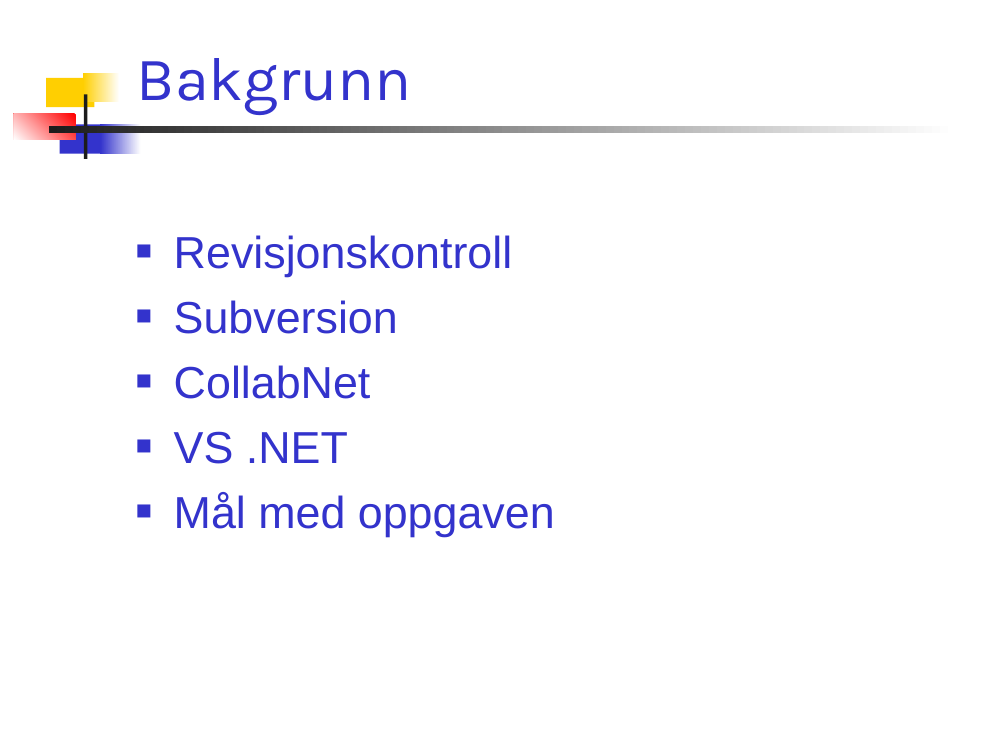
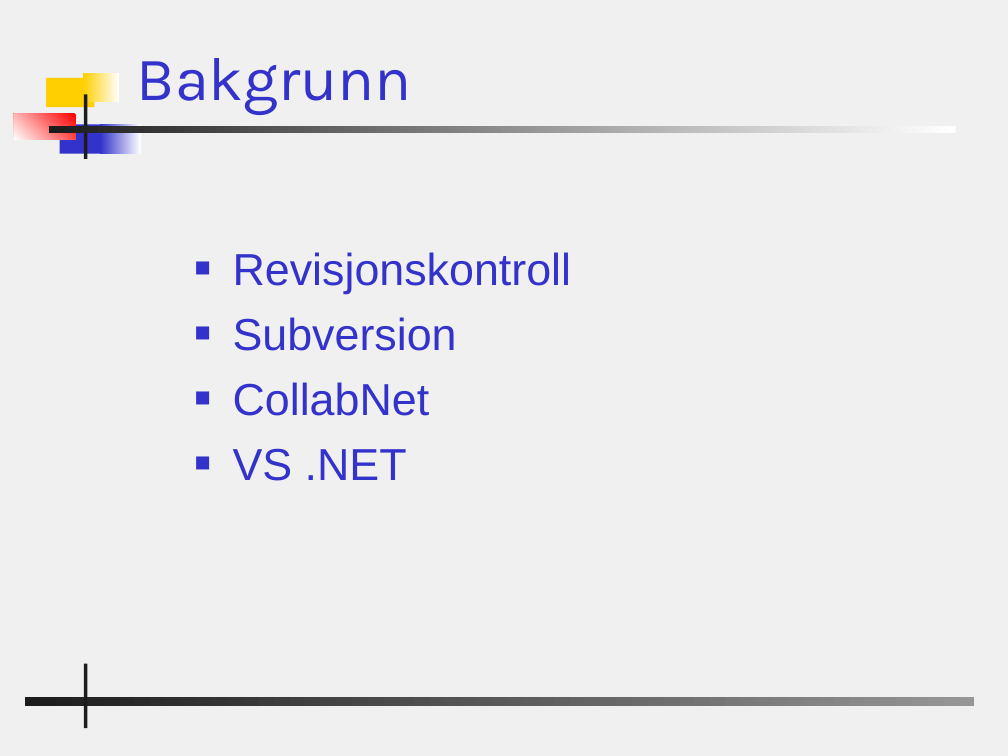
Before and after one commit to chucker/AnkhSVN, a slide deck: slide 3 of doc/powerpoint/Subversion_addin_for_VS.NET.ppt. Drawn at 1008x756 pixels with LibreOffice and Linux fonts; fonts in the diff are those of the drawing; background and template pictures are left out. Boxes give left, top, right and bottom in pixels: in the first picture for what was removed or moved away, otherwise in the second. Text is boxed around its words. In the diff, an @@ line names an element or a change of style, - is before the commit and + after.

Commit message:
Changed bg and some text.

```diff
--- a/doc/powerpoint/Subversion_addin_for_VS.NET.ppt
+++ b/doc/powerpoint/Subversion_addin_for_VS.NET.ppt
@@ background #FFFFFF to #F0F0F0 @@
@@ text "Revisjonskontroll": place and size @@
-text "Revisjonskontroll" at [174, 235, 555, 537]
+text "Revisjonskontroll" at [233, 252, 572, 481]
@@ text at [174, 493, 555, 537]: paragraph removed @@
-■ Mål med oppgaven
@@ rectangle added at [84, 663, 87, 728], fill #1C1C1C @@
@@ rectangle added at [25, 698, 975, 706], fill gradient #969696 to #1C1C1C @@
```
Also in this commit, not shown: 21 other slides changed, 2 slides added, 1 slide removed.
